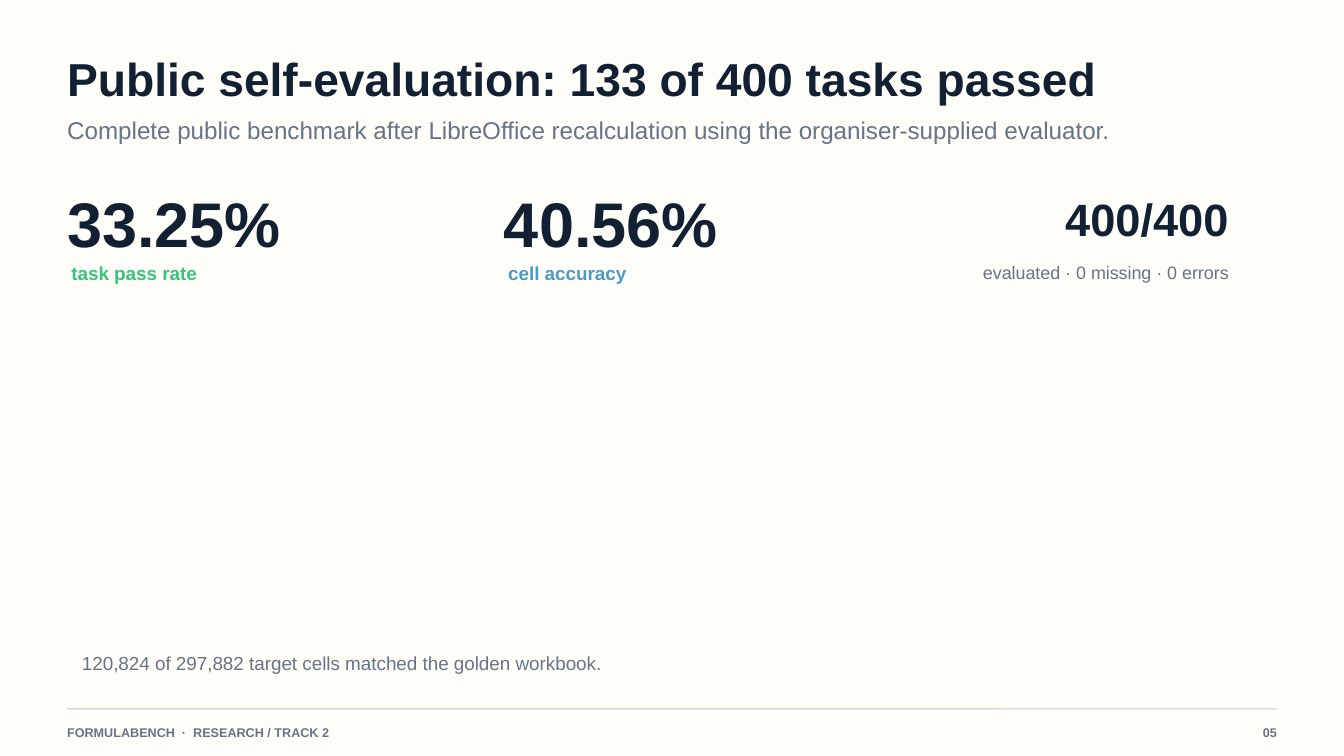
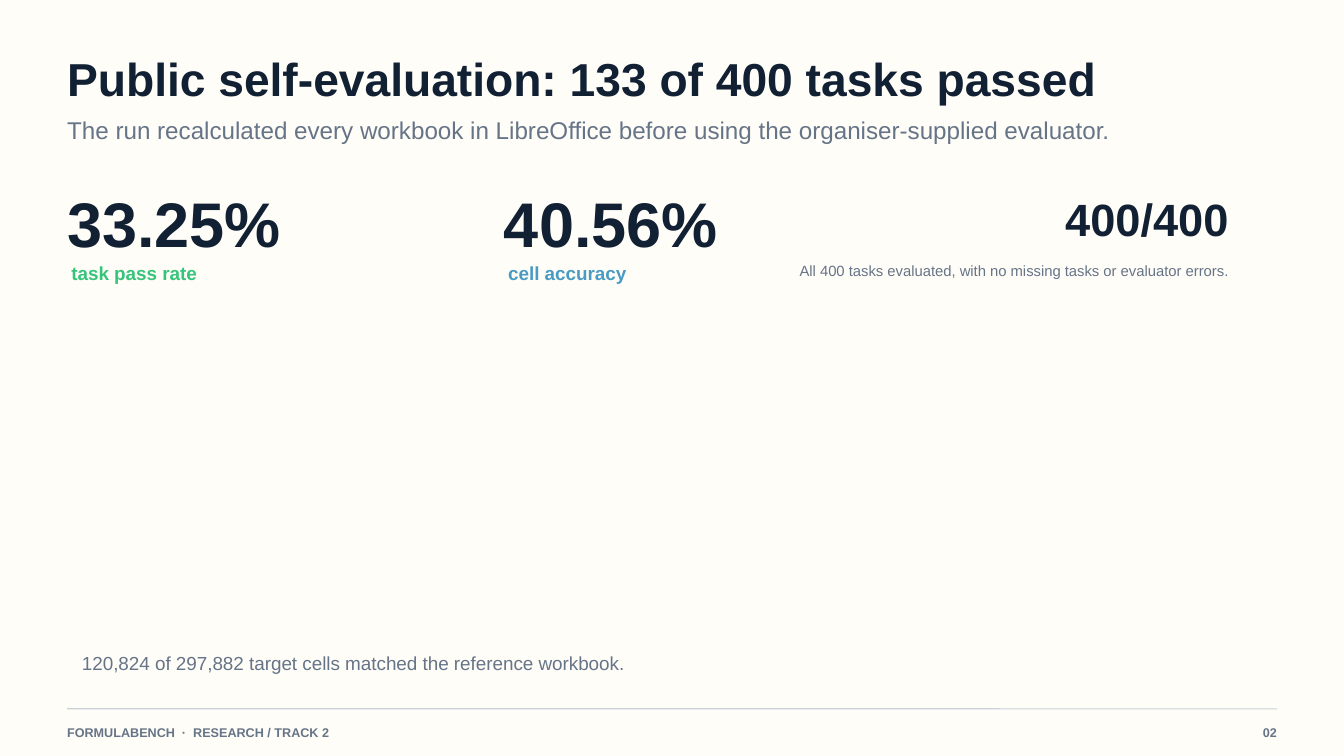
Before and after one commit to MasteraSnackin/FormulaBench, a slide deck: slide 2 of docs/assets/FormulaBench-Hackathon-Deck.pptx (slide 5 before the commit). Drawn at 1344x756 pixels with LibreOffice and Linux fonts; fonts in the diff are those of the drawing. Boxes give left, top, right and bottom in pixels: in the first picture for what was removed or moved away, otherwise in the second. Text is boxed around its words. In the diff, an @@ line names an element or a change of style, - is before the commit and + after.

```diff
--- a/docs/assets/FormulaBench-Hackathon-Deck.pptx
+++ b/docs/assets/FormulaBench-Hackathon-Deck.pptx
@@ text at [67, 121, 1109, 144]: text changed @@
-Complete public benchmark after LibreOffice recalculation using the organiser-supplied evaluator.
+The run recalculated every workbook in LibreOffice before using the organiser-supplied evaluator.
@@ text at [800, 265, 1229, 279]: text changed; size 12.8 to 10.6 pt @@
-evaluated · 0 missing · 0 errors
+All 400 tasks evaluated, with no missing tasks or evaluator errors.
@@ text at [82, 656, 625, 674]: text changed @@
-120,824 of 297,882 target cells matched the golden workbook.
+120,824 of 297,882 target cells matched the reference workbook.
@@ text at [1263, 728, 1277, 737]: text changed @@
-05
+02
```
Also in this commit, not shown: 7 other slides changed, 9 other files.
